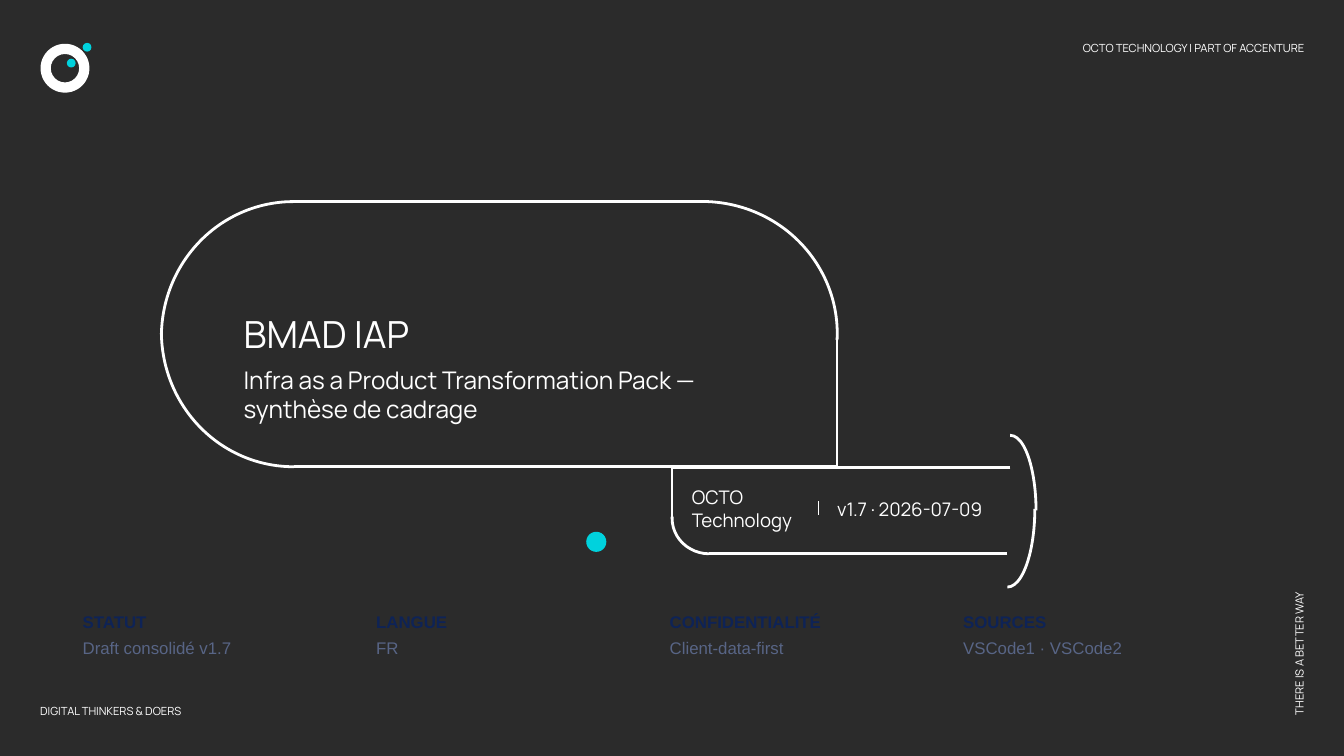
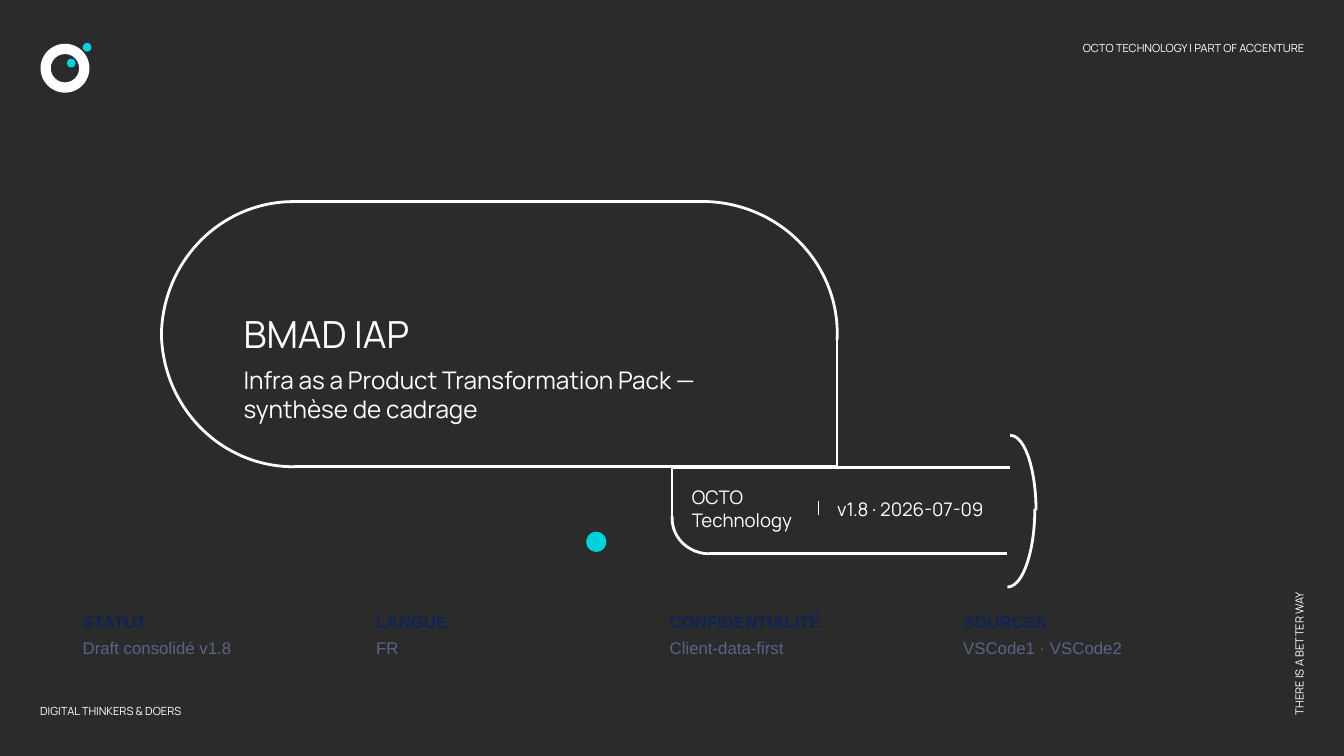
Before and after one commit to claudecamus-dot/Vscode3, a slide deck: slide 1 of docs/cadrage-ppt/bmad-iap-cadrage-synthese.pptx. Drawn at 1344x756 pixels with LibreOffice and Linux fonts; fonts in the diff are those of the drawing; background and template pictures are left out; a plain dark background stands for a picture behind light text. Boxes give left, top, right and bottom in pixels: in the first picture for what was removed or moved away, otherwise in the second. Text is boxed around its words. In the diff, an @@ line names an element or a change of style, - is before the commit and + after.

```diff
--- a/docs/cadrage-ppt/bmad-iap-cadrage-synthese.pptx
+++ b/docs/cadrage-ppt/bmad-iap-cadrage-synthese.pptx
@@ title at box(837, 502, 983, 517): text changed @@
-v1.7 · 2026-07-09
+v1.8 · 2026-07-09
@@ text at box(83, 642, 231, 654): text changed @@
-Draft consolidé v1.7
+Draft consolidé v1.8
```
Also in this commit, not shown: 1 slide added, 5 slides removed, 3 other files.
